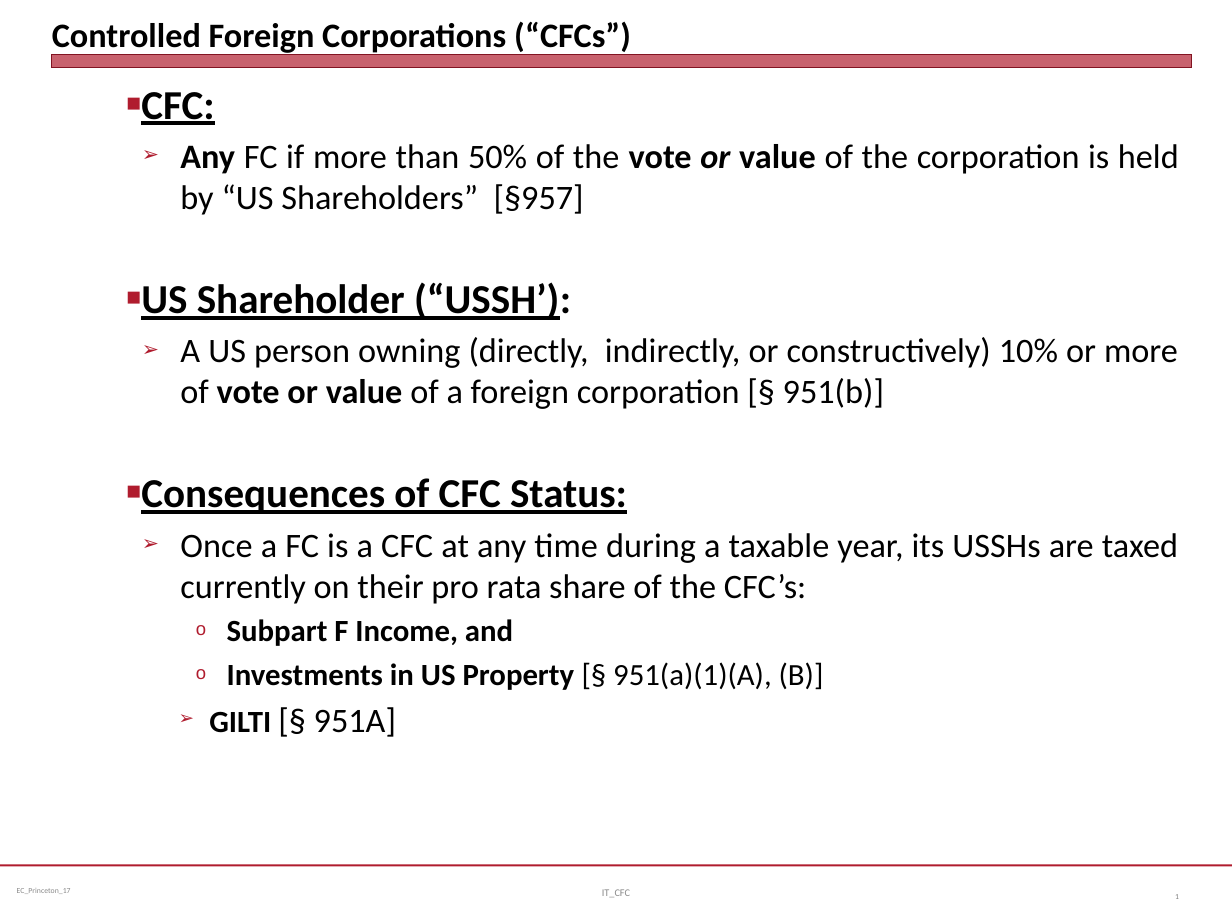
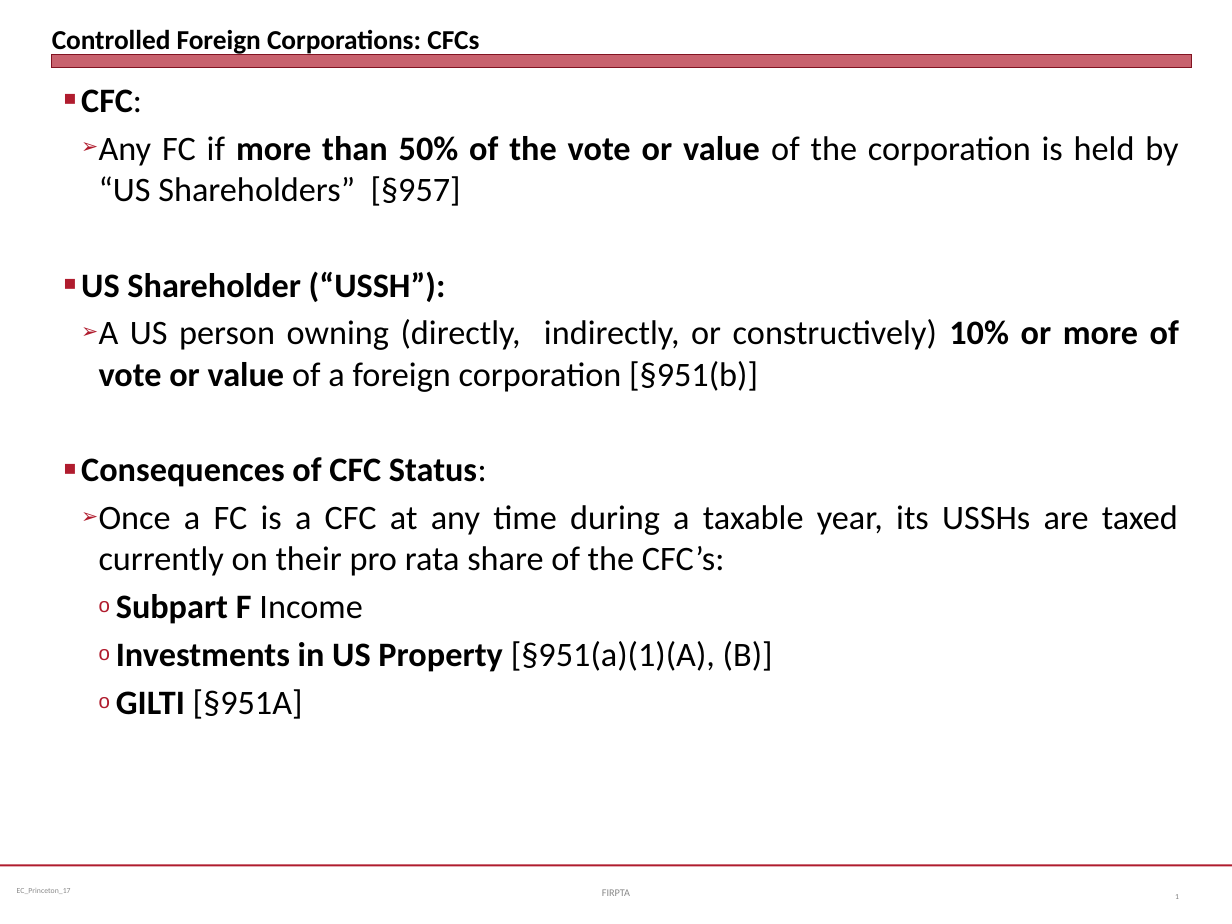
Before and after one commit to jmc877/International-Tax, a slide deck: slide 1 of slides/IT_CFC_22_1.pptx. Drawn at 1232x924 pixels with LibreOffice and Linux fonts; fonts in the diff are those of the drawing. Boxes give left, top, right and bottom in pixels: in the first picture for what was removed or moved away, otherwise in the second. Text is boxed around its words. In the diff, an @@ line names an element or a change of style, - is before the commit and + after.

```diff
--- a/slides/IT_CFC_22_1.pptx
+++ b/slides/IT_CFC_22_1.pptx
@@ title at (52, 29, 479, 55): text changed; size 20 to 16 pt @@
-Controlled Foreign Corporations (“CFCs”)
+Controlled Foreign Corporations: CFCs
@@ text at (81, 89, 1178, 576): size 24 to 20 pt, underline off in "CFC:", "Consequences of CFC Status:"; bold off in "CFC:", "Any", "Status:"; bold on in "more than 50% of the"; italic off in "or"; indent changed @@
@@ text at (81, 271, 1179, 392): text changed @@
-■ US Shareholder (“USSH’):
-  ➢ A US person owning (directly, indirectly, or constructively) 10% or more of vote or value of a foreign corporation [§ 951(b)]
+■ US Shareholder (“USSH”):
+  ➢ A US person owning (directly, indirectly, or constructively) 10% or more of vote or value of a foreign corporation [§951(b)]
@@ text at (116, 594, 773, 719): text changed; size 18 to 20 pt @@
-    o Subpart F Income, and
-    o Investments in US Property [§ 951(a)(1)(A), (B)]
-  ➢ GILTI [§ 951A]
+    o Subpart F Income
+    o Investments in US Property [§951(a)(1)(A), (B)]
+    o GILTI [§951A]
@@ text at (602, 889, 630, 896): text changed @@
-IT_CFC
+FIRPTA
```
Also in this commit, not shown: 2 other slides changed, 2 slides added, 4 other files.
